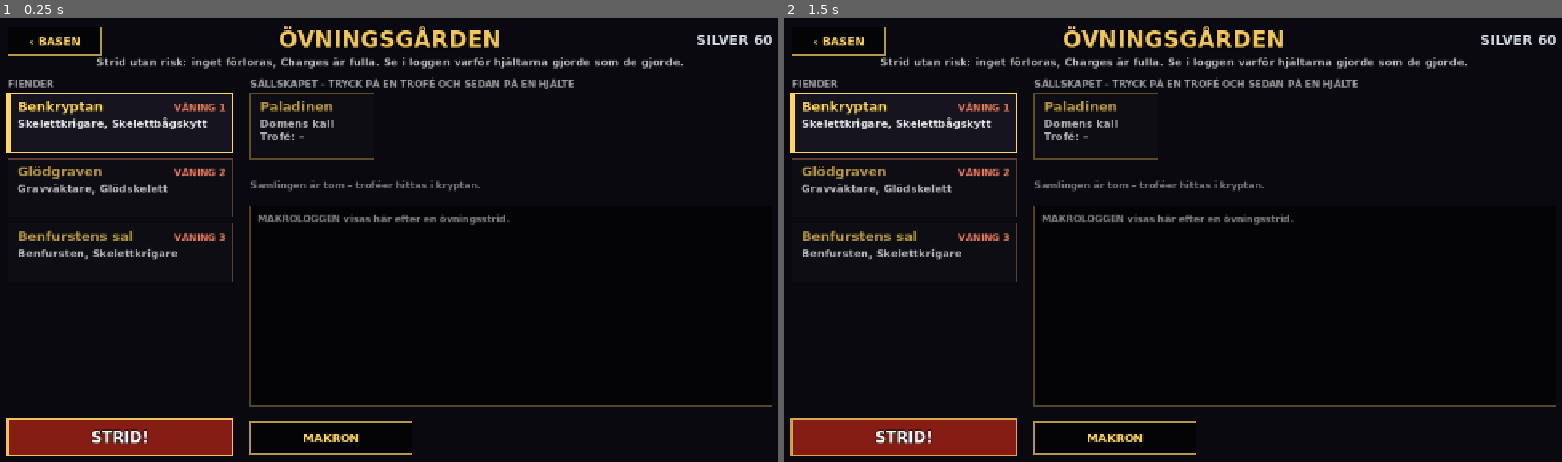
Above: before the commit, frames 1-2 (left to right).
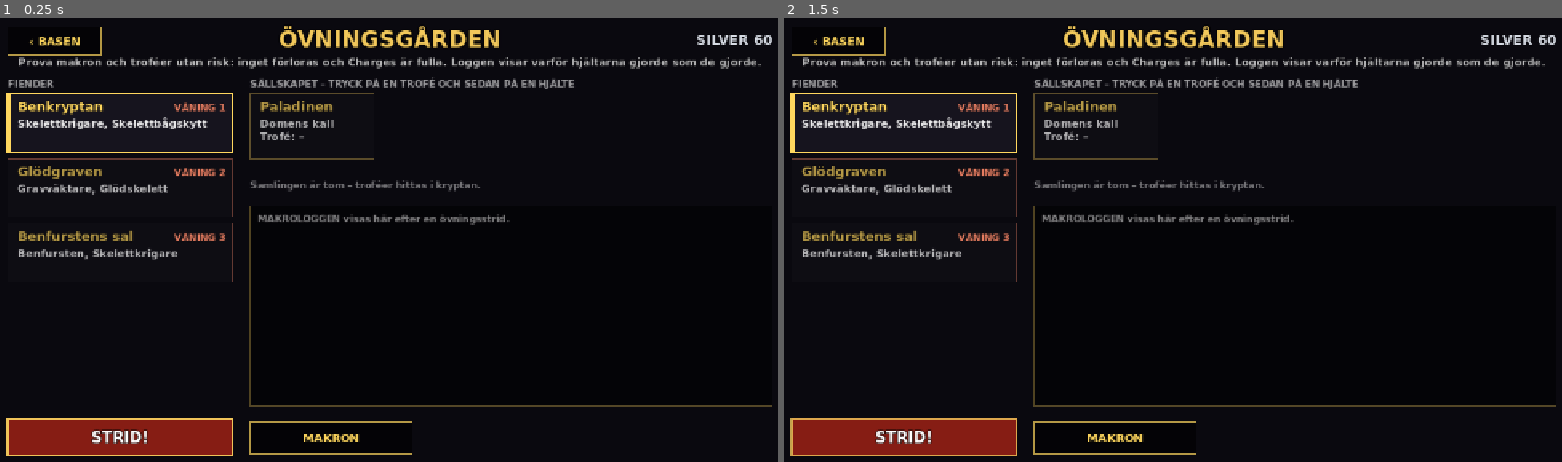
Above: after the commit, the same moments.

Repository: broklyn777/de-edsvurna
Game: Godot game, scene res://scenes/practice.tscn
Two runs of this game, one before a commit and one after it. Both use one fixed random seed, a clock stepped at 60 frames per second and the inputs below. This scene is started directly instead of the project's main scene.
Inputs (mouse positions are in pixels of both pictures, inside the frame that each line leads up to):
- Up to frame 1 (0.25 s): no input
- Up to frame 2 (1.5 s): tap Enter at 0.5 s; move the mouse to (1351, 217) at 0.52 s; tap 1 at 0.6 s; click (1351, 217) at 0.67 s; tap Space at 1.25 s; drag from (1017, 262) to (1134, 328) at 1.27 s

The runs differ from the first frame. In frame 1, 1.1% of the frame differs, in the area x 2-98%, y 8-12%; in frame 2, 1.1%.

Commit message:
Practice yard says what it is for: option, Stig's lines and header mention trying macros
Co-Authored-By: Claude Opus 5.5 <noreply@anthropic.com>

Diff:
--- a/data/dialog.json
+++ b/data/dialog.json
@@ -175,6 +175,14 @@
 					"text": "Halmdockorna klagar aldrig. Det är därför jag gillar dem."
 				},
 				{
+					"id": "stig_idle_macros",
+					"text": "Här kan du slåss hur många gånger du vill. Ingen dör på riktigt, och dina makron får visa vad de går för."
+				},
+				{
+					"id": "stig_idle_macros_2",
+					"text": "Skriv en ny rad i makrot och kom hit. Håller den mot dockorna håller den kanske nere i kryptan."
+				},
+				{
 					"text": "Försvara dig när det blir hett. Eller var snabbare. Helst båda."
 				},
 				{
@@ -349,7 +357,7 @@
 			"tag": "Arena",
 			"options": [
 				{
-					"label": "Öva en strid",
+					"label": "Prova makron i en övningsstrid",
 					"open": "practice"
 				}
 			]
--- a/scripts/screens/practice_screen.gd
+++ b/scripts/screens/practice_screen.gd
@@ -133,7 +133,7 @@
 func _draw() -> void:
 	var data: Dictionary = run.data
 	var profile: Profile = run.profile
-	header("ÖVNINGSGÅRDEN", "Strid utan risk: inget förloras, Charges är fulla. Se i loggen varför hjältarna gjorde som de gjorde.")
+	header("ÖVNINGSGÅRDEN", "Prova makron och troféer utan risk: inget förloras och Charges är fulla. Loggen visar varför hjältarna gjorde som de gjorde.")
 	small_button(back_rect(), "‹ BASEN")
 
 	UiStyle.text(self, Vector2(MARGIN, 114), "FIENDER", 14, Color(1, 1, 1, 0.6))
